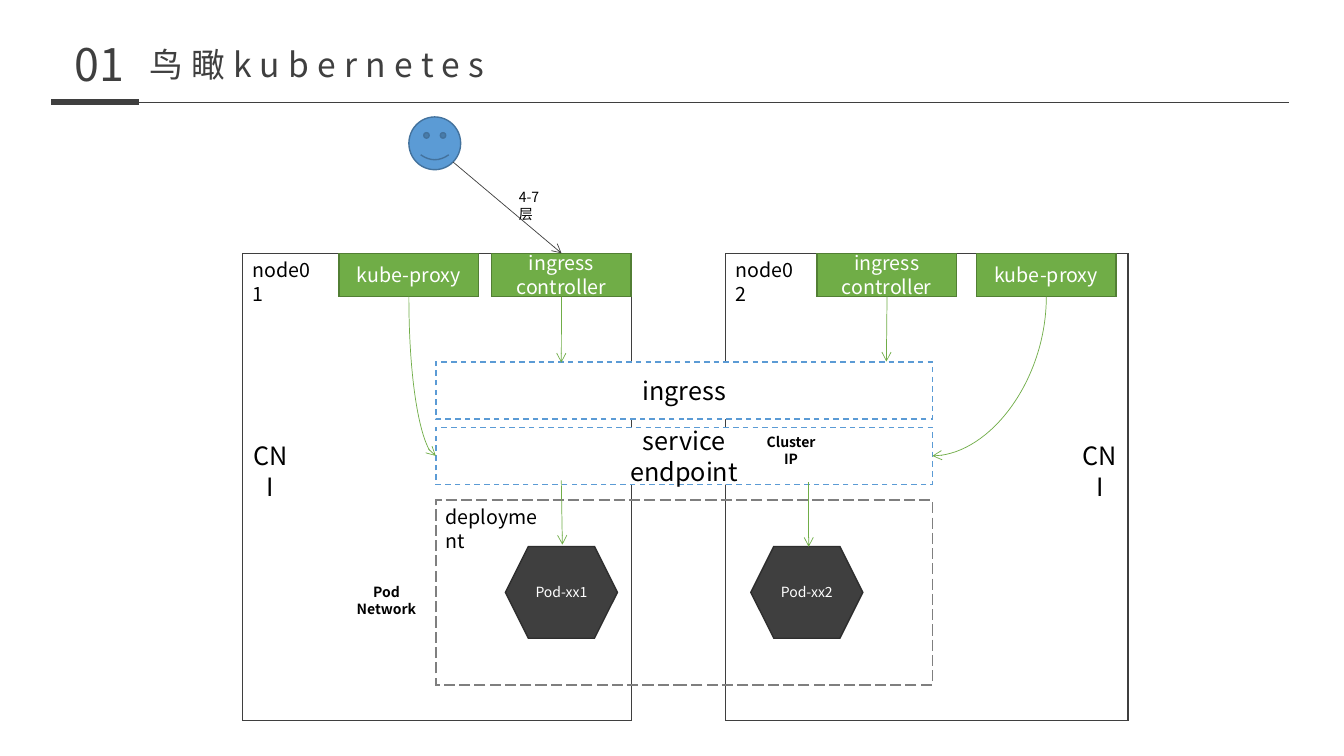
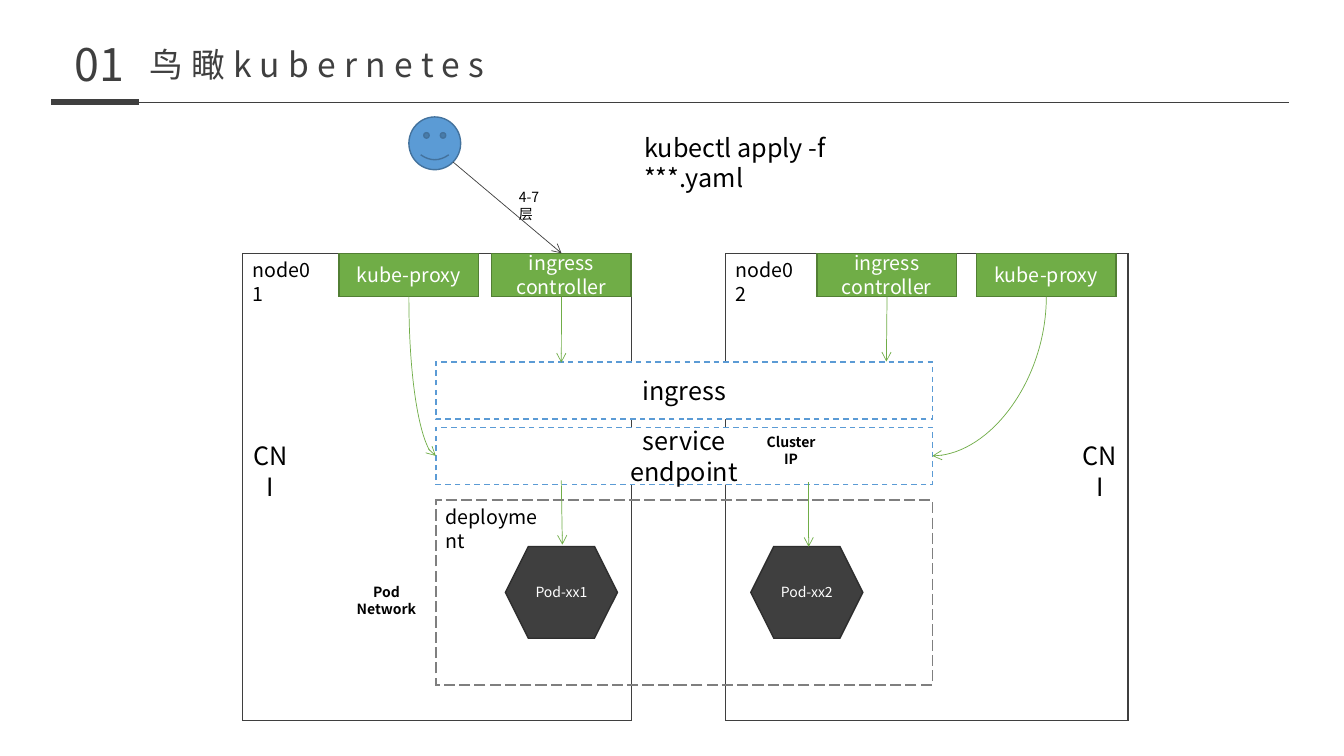
Before and after one commit to nutionMedivn/Kubernetes-training-camp, a slide deck: slide 17 of 基础/008-011 kubernetes.pptx. Drawn at 1344x756 pixels with LibreOffice and Linux fonts; fonts in the diff are those of the drawing. Boxes give left, top, right and bottom in pixels: in the first picture for what was removed or moved away, otherwise in the second. Text is boxed around its words. In the diff, an @@ line names an element or a change of style, - is before the commit and + after.

```diff
--- a/基础/008-011 kubernetes.pptx
+++ b/基础/008-011 kubernetes.pptx
@@ text added at box(644, 136, 826, 193), 18 pt, text #000000 @@
+kubectl apply -f ***.yaml
```
